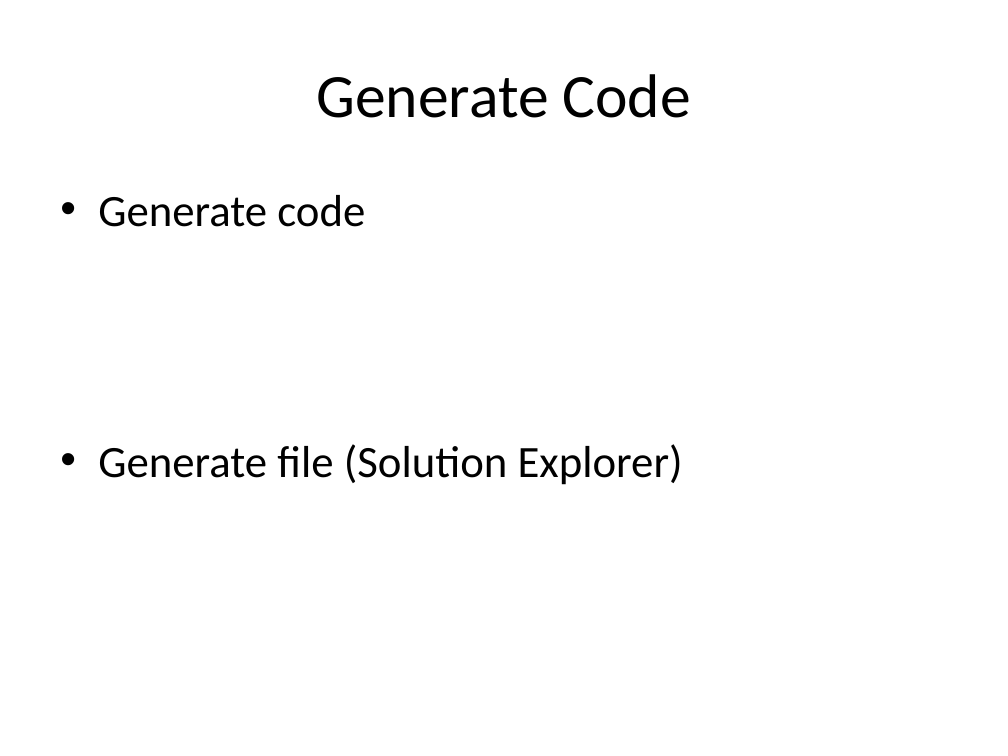
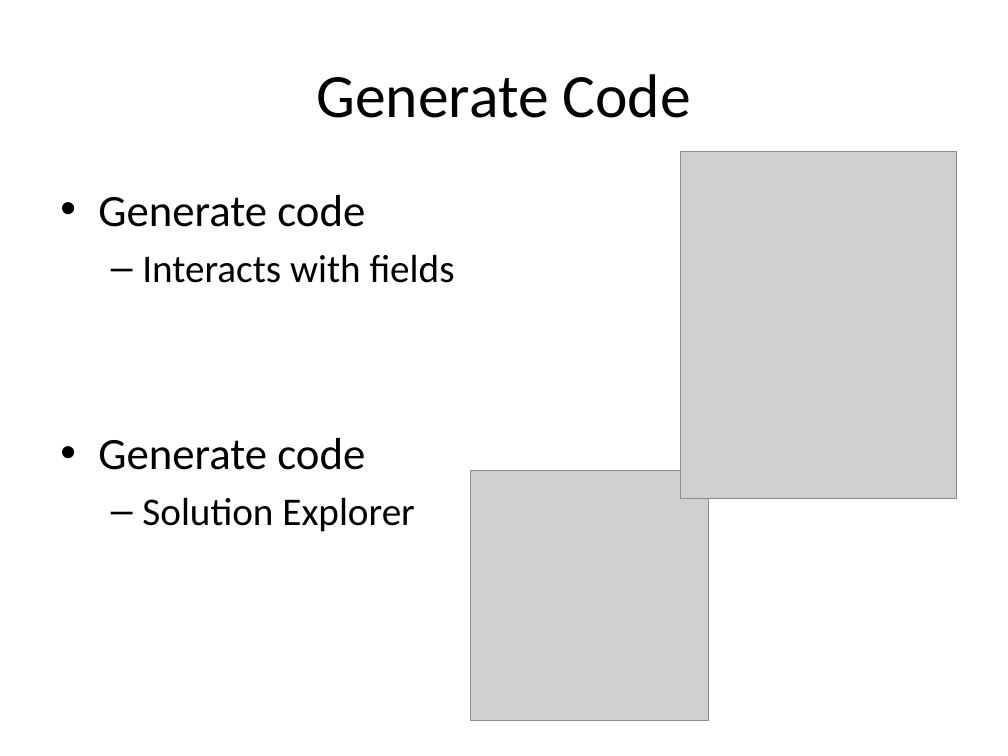
Before and after one commit to rasmuskl/ReSharperCourse, a slide deck: slide 12 of Presentations/2 - Exercises - ReSharper Course.pptx (slide 13 before the commit). Drawn at 1008x756 pixels with LibreOffice and Linux fonts; fonts in the diff are those of the drawing; grey boxes stand for pictures. Boxes give left, top, right and bottom in pixels: in the first picture for what was removed or moved away, otherwise in the second. Text is boxed around its words. In the diff, an @@ line names an element or a change of style, - is before the commit and + after.

Commit message:
Finished generate code and refactor rename.

```diff
--- a/Presentations/2 - Exercises - ReSharper Course.pptx
+++ b/Presentations/2 - Exercises - ReSharper Course.pptx
@@ picture added at (x1=680, y1=151, x2=957, y2=499) @@
@@ text at (x1=98, y1=254, x2=455, y2=532): text changed; size 32 to 28 pt @@
-• Generate file (Solution Explorer)
+  – Interacts with fields
+• Generate code
+  – Solution Explorer
@@ picture added at (x1=471, y1=471, x2=710, y2=721) @@
```
Also in this commit, not shown: 6 other slides changed, 8 slides added, 5 other files.
